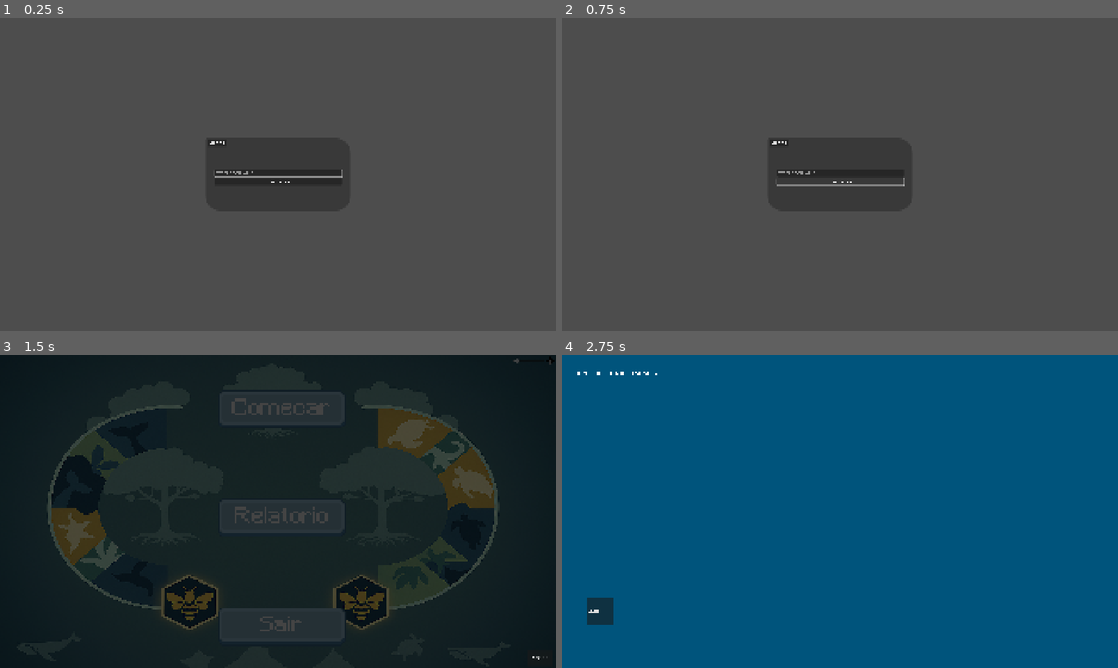
Above: before the commit, frames 1-4 (two rows, left to right).
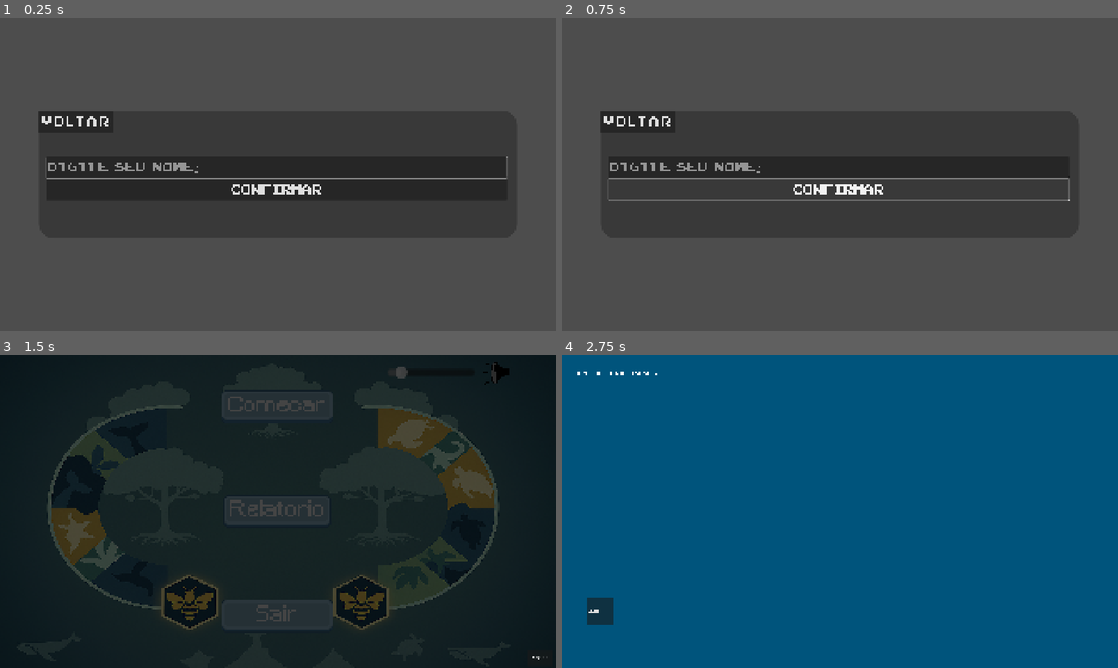
Above: after the commit, the same moments.

Repository: Estefano-Alfredo/Jogo-ASSARTE
Game: Godot game, scene res://Nos de Menu/popup_nome.tscn
Same seed, same stepped clock (60 frames per second), same inputs: the game is played once before the commit and once after it. This scene is started directly instead of the project's main scene.
Inputs:
- Up to frame 1 (0.25 s): no input
- Up to frame 2 (0.75 s): click "Confirmar" at 0.5 s
- Up to frame 3 (1.5 s): click "VOLTAR" (after the commit: "V O LTA R") at 1.25 s
- Up to frame 4 (2.75 s): click "Relatorio" at 2 s

The runs differ from the first frame. In frame 1, 9.7% of the frame differs, in the area x 6-92%, y 29-59%; in frame 2, 6.1%; in frame 3, 1.7%; in frame 4, nothing differs.

Commit message:
U P D A T E
Pop de nome maior
Slider de Som Maior
Leve re-enfraestruturação na Fase 1

Diff:
--- a/bio-geometria/bio-geometria/Nos Esteticos/Audio/control.gd
+++ b/bio-geometria/bio-geometria/Nos Esteticos/Audio/control.gd
@@ -3,9 +3,9 @@
 const SEM_SOM = preload("uid://nkhllp14tk8b")
 const SOM = preload("uid://bswucvxg7mfcu")
 
-@onready var button: Button = $Botao
+@onready var button: Button = $MarginContainer/HBoxContainer/Botao
 @onready var audio_player: AudioStreamPlayer = $AudioStreamPlayer
-@onready var slider: HSlider = $HSlider
+@onready var slider: HSlider = $MarginContainer/HBoxContainer/HSlider
 
 func _ready() -> void:
 	slider.value = Global.volume
--- a/bio-geometria/bio-geometria/Nos de Menu/menu.tscn
+++ b/bio-geometria/bio-geometria/Nos de Menu/menu.tscn
@@ -40,22 +40,16 @@
 
 [node name="MarginContainer" type="MarginContainer" parent="."]
 layout_mode = 1
-anchors_preset = -1
-anchor_right = 1.026
-anchor_bottom = 1.0660001
-offset_left = 2.0
-offset_right = -29.952026
-offset_bottom = -37.768066
+anchors_preset = 15
+anchor_right = 1.0
+anchor_bottom = 1.0
 grow_horizontal = 2
 grow_vertical = 2
 pivot_offset = Vector2(-2, 1)
-theme_override_constants/margin_left = 10
-theme_override_constants/margin_top = 10
 
 [node name="VBoxMenu" type="VBoxContainer" parent="MarginContainer"]
 layout_mode = 2
 size_flags_horizontal = 4
-theme_override_constants/separation = 20
 alignment = 1
 
 [node name="Titulo" type="Label" parent="MarginContainer/VBoxMenu"]
@@ -74,7 +68,6 @@
 horizontal_alignment = 1
 
 [node name="Start" type="Button" parent="MarginContainer/VBoxMenu"]
-custom_minimum_size = Vector2(450, 100)
 layout_mode = 2
 size_flags_horizontal = 4
 size_flags_vertical = 3
@@ -82,15 +75,15 @@
 theme_override_fonts/font = ExtResource("2_7qhtd")
 theme_override_font_sizes/font_size = 75
 theme_override_styles/focus = SubResource("StyleBoxEmpty_kr88g")
-text = "Comecar
+text = " Comecar
 "
 icon = ExtResource("3_kr88g")
 flat = true
+autowrap_trim_flags = 0
 icon_alignment = 1
 expand_icon = true
 
 [node name="Relatorio" type="Button" parent="MarginContainer/VBoxMenu"]
-custom_minimum_size = Vector2(450, 100)
 layout_mode = 2
 size_flags_horizontal = 4
 size_flags_vertical = 3
@@ -98,16 +91,14 @@
 theme_override_fonts/font = ExtResource("2_7qhtd")
 theme_override_font_sizes/font_size = 75
 theme_override_styles/focus = SubResource("StyleBoxEmpty_kr88g")
-text = "Relatorio"
+text = " Relatorio "
 icon = ExtResource("3_kr88g")
 flat = true
 icon_alignment = 1
 expand_icon = true
 
 [node name="Sair" type="Button" parent="MarginContainer/VBoxMenu"]
-custom_minimum_size = Vector2(450, 100)
 layout_mode = 2
-size_flags_horizontal = 4
 size_flags_vertical = 3
 mouse_default_cursor_shape = 2
 theme = SubResource("Theme_w6voe")
--- a/bio-geometria/bio-geometria/Nos de Menu/popup_nome.gd
+++ b/bio-geometria/bio-geometria/Nos de Menu/popup_nome.gd
@@ -9,17 +9,17 @@
 
 func _ready():
 	# layout
-	set_anchors_and_offsets_preset(Control.PRESET_FULL_RECT)	# faz a raiz preencher a tela inteira
-	color_rect_fundo.set_anchors_and_offsets_preset(Control.PRESET_FULL_RECT)	# fundo escuro cobrir a tela inteira
+	#set_anchors_and_offsets_preset(Control.PRESET_FULL_RECT)	# faz a raiz preencher a tela inteira
+	#color_rect_fundo.set_anchors_and_offsets_preset(Control.PRESET_FULL_RECT)	# fundo escuro cobrir a tela inteira
 
 	# define o tamanho desejado para a caixa cinza do popup
-	var popup_width = 500
-	var popup_height = 250
-
-	# centraliza o panel na tela
-	var viewport_size = get_viewport_rect().size
-	panel_popup.size = Vector2(popup_width, popup_height)
-	panel_popup.position = (viewport_size / 2) - (panel_popup.size / 2)
+	#var popup_width = 500
+	#var popup_height = 250
+	#
+	## centraliza o panel na tela
+	#var viewport_size = get_viewport_rect().size
+	#panel_popup.size = Vector2(popup_width, popup_height)
+	#panel_popup.position = (viewport_size / 2) - (panel_popup.size / 2)
 
 	# faz container internos se ajustarem
 	$Panel/MarginContainer.set_anchors_and_offsets_preset(Control.PRESET_FULL_RECT)
--- a/bio-geometria/bio-geometria/Nos de Menu/popup_nome.tscn
+++ b/bio-geometria/bio-geometria/Nos de Menu/popup_nome.tscn
@@ -12,14 +12,9 @@
 
 [node name="Control" type="Control"]
 layout_mode = 3
-anchor_left = 0.483
-anchor_top = 0.469
-anchor_right = 0.517
-anchor_bottom = 0.531
-offset_left = -0.41601563
-offset_top = 0.08798218
-offset_right = 0.4159546
-offset_bottom = -0.088012695
+anchors_preset = 15
+anchor_right = 1.0
+anchor_bottom = 1.0
 grow_horizontal = 2
 grow_vertical = 2
 size_flags_horizontal = 4
@@ -34,23 +29,25 @@
 
 [node name="Panel" type="Panel" parent="."]
 layout_mode = 1
-anchors_preset = 8
-anchor_left = 0.5
+anchors_preset = 14
 anchor_top = 0.5
-anchor_right = 0.5
+anchor_right = 1.0
 anchor_bottom = 0.5
-offset_left = -250.0
-offset_top = -150.0
-offset_right = 250.0
-offset_bottom = 150.0
+offset_left = 135.0
+offset_top = -220.0
+offset_right = -135.0
+offset_bottom = 220.0
 grow_horizontal = 2
 grow_vertical = 2
 theme_override_styles/panel = SubResource("StyleBoxFlat_ld1xe")
 
 [node name="MarginContainer" type="MarginContainer" parent="Panel"]
-layout_mode = 0
-offset_right = 68.0
-offset_bottom = 70.0
+layout_mode = 1
+anchors_preset = 15
+anchor_right = 1.0
+anchor_bottom = 1.0
+grow_horizontal = 2
+grow_vertical = 2
 theme_override_constants/margin_left = 30
 theme_override_constants/margin_top = 30
 theme_override_constants/margin_right = 30
@@ -68,24 +65,25 @@
 layout_mode = 2
 size_flags_vertical = 4
 theme_override_fonts/font = ExtResource("2_ld1xe")
+theme_override_font_sizes/font_size = 64
 placeholder_text = "Digite   seu   nome:"
 
 [node name="Button" type="Button" parent="Panel/MarginContainer/VBoxContainer"]
 layout_mode = 2
 mouse_default_cursor_shape = 2
 theme_override_fonts/font = ExtResource("2_ld1xe")
+theme_override_font_sizes/font_size = 64
 text = "Confirmar
 "
 
 [node name="Button" type="Button" parent="Panel"]
 layout_mode = 1
-offset_left = 6.0
-offset_top = 6.0
-offset_right = 68.0
-offset_bottom = 31.0
+offset_right = 258.0
+offset_bottom = 73.0
 mouse_default_cursor_shape = 2
 theme_override_fonts/font = ExtResource("2_ld1xe")
-text = "VOLTAR"
+theme_override_font_sizes/font_size = 64
+text = " V O LTA R "
 
 [connection signal="pressed" from="Panel/MarginContainer/VBoxContainer/Button" to="." method="_on_button_pressed"]
 [connection signal="pressed" from="Panel/Button" to="." method="_on_voltar_pressed"]
--- a/bio-geometria/bio-geometria/Nos de Nivel/Nivel 1/level_1.gd
+++ b/bio-geometria/bio-geometria/Nos de Nivel/Nivel 1/level_1.gd
@@ -23,9 +23,9 @@
 @export_multiline var TEXTO_ANIMAL_1: String = "" #abelha
 @export_multiline var TEXTO_ANIMAL_2: String = "" #arara
 
-@onready var esc_triangulo: Button = $MarginContainer/VBoxContainer/Triangulo
-@onready var esc_quadrado: Button = $MarginContainer/VBoxContainer/Quadrado
-@onready var esc_semicirculo: Button = $MarginContainer/VBoxContainer/Semicirculo
+@onready var esc_triangulo: Button = $MarginContainer/HBoxContainer/VBoxContainer/Triangulo
+@onready var esc_quadrado: Button = $MarginContainer/HBoxContainer/VBoxContainer/Quadrado
+@onready var esc_semicirculo: Button = $MarginContainer/HBoxContainer/VBoxContainer/Semicirculo
 
 @onready var anim := $Transicao/AnimationPlayer
 
@@ -89,10 +89,9 @@
 
 
 # Resposta
-@onready var button: Button = $GridContainer/Button
-@onready var button_2: Button = $GridContainer/Button2
-@onready var button_3: Button = $GridContainer/Button3
-
+@onready var button: Button = $MarginContainer/HBoxContainer/GridContainer/Button
+@onready var button_2: Button = $MarginContainer/HBoxContainer/GridContainer/Button2
+@onready var button_3: Button = $MarginContainer/HBoxContainer/GridContainer/Button3
 
 
 func _on_button_pressed() -> void:
--- a/bio-geometria/bio-geometria/Nos de Nivel/Nivel 1/level_1.tscn
+++ b/bio-geometria/bio-geometria/Nos de Nivel/Nivel 1/level_1.tscn
@@ -12,6 +12,7 @@
 [ext_resource type="FontFile" uid="uid://cumtjsj4a0asq" path="res://Assets/Fontes/Minecraft.ttf" id="8_a4k6k"]
 [ext_resource type="Texture2D" uid="uid://c6f06dhfvvcky" path="res://Assets/Artes para fase 1/Abelha/Sombra/Abelha Quadrado Sombra.png" id="8_rbl6n"]
 [ext_resource type="Texture2D" uid="uid://d2ou3p78yod1b" path="res://Assets/Artes para fase 1/Abelha/Sombra/Abelha Triangulo Sombra.png" id="9_dby00"]
+[ext_resource type="PackedScene" uid="uid://b3r7gpjiepoym" path="res://Nos/botao_som.tscn" id="13_dby00"]
 
 [sub_resource type="StyleBoxEmpty" id="StyleBoxEmpty_ctcdo"]
 
@@ -42,22 +43,31 @@
 
 [node name="MarginContainer" type="MarginContainer" parent="."]
 layout_mode = 1
-anchors_preset = 4
+anchors_preset = 8
+anchor_left = 0.5
 anchor_top = 0.5
+anchor_right = 0.5
 anchor_bottom = 0.5
-offset_top = -324.0
-offset_right = 158.0
-offset_bottom = 324.0
+offset_left = -300.0
+offset_top = -412.0
+offset_right = 300.0
+offset_bottom = 412.0
+grow_horizontal = 2
 grow_vertical = 2
 theme_override_constants/margin_left = 50
 
-[node name="VBoxContainer" type="VBoxContainer" parent="MarginContainer"]
+[node name="HBoxContainer" type="HBoxContainer" parent="MarginContainer"]
+layout_mode = 2
+theme_override_constants/separation = 100
+alignment = 1
+
+[node name="VBoxContainer" type="VBoxContainer" parent="MarginContainer/HBoxContainer"]
 custom_minimum_size = Vector2(5, 100)
 layout_mode = 2
 theme_override_constants/separation = 25
 alignment = 1
 
-[node name="Triangulo" type="Button" parent="MarginContainer/VBoxContainer"]
+[node name="Triangulo" type="Button" parent="MarginContainer/HBoxContainer/VBoxContainer"]
 custom_minimum_size = Vector2(0, 50)
 layout_mode = 2
 theme_override_styles/focus = SubResource("StyleBoxEmpty_ctcdo")
@@ -67,7 +77,7 @@
 flat = true
 script = ExtResource("3_f57t2")
 
-[node name="Quadrado" type="Button" parent="MarginContainer/VBoxContainer"]
+[node name="Quadrado" type="Button" parent="MarginContainer/HBoxContainer/VBoxContainer"]
 custom_minimum_size = Vector2(0, 50)
 layout_mode = 2
 theme_override_styles/focus = SubResource("StyleBoxEmpty_ctcdo")
@@ -75,7 +85,7 @@
 flat = true
 script = ExtResource("3_f57t2")
 
-[node name="Semicirculo" type="Button" parent="MarginContainer/VBoxContainer"]
+[node name="Semicirculo" type="Button" parent="MarginContainer/HBoxContainer/VBoxContainer"]
 custom_minimum_size = Vector2(0, 50)
 layout_mode = 2
 theme_override_styles/focus = SubResource("StyleBoxEmpty_ctcdo")
@@ -84,21 +94,15 @@
 icon_alignment = 1
 script = ExtResource("3_f57t2")
 
-[node name="GridContainer" type="GridContainer" parent="."]
-layout_mode = 0
-offset_left = 811.0
-offset_top = 403.0
-offset_right = 1113.0
-offset_bottom = 661.0
-grow_horizontal = 2
-grow_vertical = 2
+[node name="GridContainer" type="GridContainer" parent="MarginContainer/HBoxContainer"]
+layout_mode = 2
 size_flags_horizontal = 4
 size_flags_vertical = 4
 theme_override_constants/h_separation = 0
 theme_override_constants/v_separation = 0
 columns = 3
 
-[node name="Button" type="Button" parent="GridContainer"]
+[node name="Button" type="Button" parent="MarginContainer/HBoxContainer/GridContainer"]
 custom_minimum_size = Vector2(50, 105)
 layout_mode = 2
 theme_override_styles/focus = SubResource("StyleBoxEmpty_w4k1h")
@@ -106,7 +110,7 @@
 flat = true
 icon_alignment = 1
 
-[node name="Button2" type="Button" parent="GridContainer"]
+[node name="Button2" type="Button" parent="MarginContainer/HBoxContainer/GridContainer"]
 custom_minimum_size = Vector2(105, 110)
 layout_mode = 2
 theme_override_constants/h_separation = 0
@@ -114,7 +118,7 @@
 icon = ExtResource("8_rbl6n")
 flat = true
 
-[node name="Button3" type="Button" parent="GridContainer"]
+[node name="Button3" type="Button" parent="MarginContainer/HBoxContainer/GridContainer"]
 layout_mode = 2
 theme_override_constants/h_separation = 0
 theme_override_styles/focus = SubResource("StyleBoxEmpty_w4k1h")
@@ -130,7 +134,6 @@
 
 [node name="Contador" parent="." instance=ExtResource("7_if47u")]
 layout_mode = 1
-scale = Vector2(0.78101015, 1.1274073)
 tempo = 200
 
 [node name="Transicao" parent="." instance=ExtResource("6_f57t2")]
@@ -151,11 +154,20 @@
 theme_override_font_sizes/font_size = 13
 text = "MENU"
 
-[connection signal="pressed" from="MarginContainer/VBoxContainer/Triangulo" to="." method="_on_triangulo_pressed"]
-[connection signal="pressed" from="MarginContainer/VBoxContainer/Quadrado" to="." method="_on_quadrado_pressed"]
-[connection signal="pressed" from="MarginContainer/VBoxContainer/Semicirculo" to="." method="_on_semicirculo_pressed"]
-[connection signal="pressed" from="GridContainer/Button" to="." method="_on_button_pressed"]
-[connection signal="pressed" from="GridContainer/Button2" to="." method="_on_button_2_pressed"]
-[connection signal="pressed" from="GridContainer/Button3" to="." method="_on_button_3_pressed"]
-[connection signal="pressed" from="GridContainer/Button3" to="GridContainer/Button3" method="_on_pressed"]
+[node name="Sons" parent="." instance=ExtResource("13_dby00")]
+layout_mode = 1
+
+[connection signal="button_down" from="MarginContainer/HBoxContainer/VBoxContainer/Triangulo" to="." method="_on_triangulo_pressed"]
+[connection signal="pressed" from="MarginContainer/HBoxContainer/VBoxContainer/Triangulo" to="." method="_on_triangulo_pressed"]
+[connection signal="button_down" from="MarginContainer/HBoxContainer/VBoxContainer/Quadrado" to="." method="_on_quadrado_pressed"]
+[connection signal="pressed" from="MarginContainer/HBoxContainer/VBoxContainer/Quadrado" to="." method="_on_quadrado_pressed"]
+[connection signal="button_down" from="MarginContainer/HBoxContainer/VBoxContainer/Semicirculo" to="." method="_on_semicirculo_pressed"]
+[connection signal="pressed" from="MarginContainer/HBoxContainer/VBoxContainer/Semicirculo" to="." method="_on_semicirculo_pressed"]
+[connection signal="button_up" from="MarginContainer/HBoxContainer/GridContainer/Button" to="." method="_on_button_pressed"]
+[connection signal="pressed" from="MarginContainer/HBoxContainer/GridContainer/Button" to="." method="_on_button_pressed"]
+[connection signal="button_up" from="MarginContainer/HBoxContainer/GridContainer/Button2" to="." method="_on_button_2_pressed"]
+[connection signal="pressed" from="MarginContainer/HBoxContainer/GridContainer/Button2" to="." method="_on_button_2_pressed"]
+[connection signal="button_up" from="MarginContainer/HBoxContainer/GridContainer/Button3" to="." method="_on_button_3_pressed"]
+[connection signal="pressed" from="MarginContainer/HBoxContainer/GridContainer/Button3" to="." method="_on_button_3_pressed"]
+[connection signal="pressed" from="MarginContainer/HBoxContainer/GridContainer/Button3" to="MarginContainer/HBoxContainer/GridContainer/Button3" method="_on_pressed"]
 [connection signal="pressed" from="SAIR" to="." method="_on_sair_pressed"]
--- a/bio-geometria/bio-geometria/Nos/botao_som.tscn
+++ b/bio-geometria/bio-geometria/Nos/botao_som.tscn
@@ -15,26 +15,36 @@
 size_flags_horizontal = 4
 script = ExtResource("1_0o64d")
 
-[node name="Botao" type="Button" parent="."]
+[node name="MarginContainer" type="MarginContainer" parent="."]
 layout_mode = 1
-offset_left = -40.0
+anchors_preset = 1
+anchor_left = 1.0
+anchor_right = 1.0
+offset_left = -583.0
+offset_right = -417.0
 offset_bottom = 40.0
+grow_horizontal = 0
+scale = Vector2(3, 3)
+
+[node name="HBoxContainer" type="HBoxContainer" parent="MarginContainer"]
+layout_mode = 2
+
+[node name="HSlider" type="HSlider" parent="MarginContainer/HBoxContainer"]
+custom_minimum_size = Vector2(100, 0)
+layout_mode = 2
+size_flags_vertical = 4
+mouse_default_cursor_shape = 10
+max_value = 10.0
+value = 1.0
+
+[node name="Botao" type="Button" parent="MarginContainer/HBoxContainer"]
+layout_mode = 2
 mouse_default_cursor_shape = 2
 theme_override_styles/focus = SubResource("StyleBoxEmpty_0o64d")
 toggle_mode = true
 button_pressed = true
 icon = ExtResource("2_0ivm0")
 flat = true
-
-[node name="HSlider" type="HSlider" parent="."]
-layout_mode = 0
-offset_left = -151.0
-offset_top = 12.0
-offset_right = -40.0
-offset_bottom = 28.0
-mouse_default_cursor_shape = 10
-max_value = 10.0
-value = 1.0
 
 [node name="teste" type="Button" parent="."]
 visible = false
@@ -47,6 +57,6 @@
 [node name="AudioStreamPlayer" type="AudioStreamPlayer" parent="."]
 stream = ExtResource("3_jlrq6")
 
-[connection signal="toggled" from="Botao" to="." method="_on_button_toggled"]
-[connection signal="value_changed" from="HSlider" to="." method="_on_h_slider_value_changed"]
+[connection signal="value_changed" from="MarginContainer/HBoxContainer/HSlider" to="." method="_on_h_slider_value_changed"]
+[connection signal="toggled" from="MarginContainer/HBoxContainer/Botao" to="." method="_on_button_toggled"]
 [connection signal="pressed" from="teste" to="." method="_on_button_pressed"]
Not shown: 1 places in bio-geometria/bio-geometria/Nos de Nivel/Nivel 1/level_1.tscn that only renumber resources
